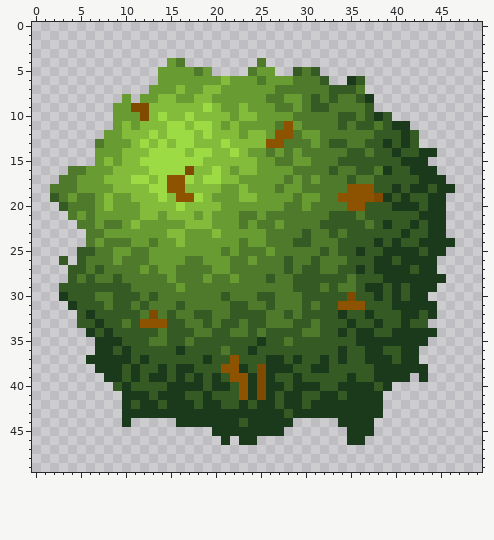
Pixel-art sprite -- resources/sprites/tiles/obstacles/smallYellowTree.png. Above is the file before it was changed.
The file is 50x50 pixels.
Now the later version:
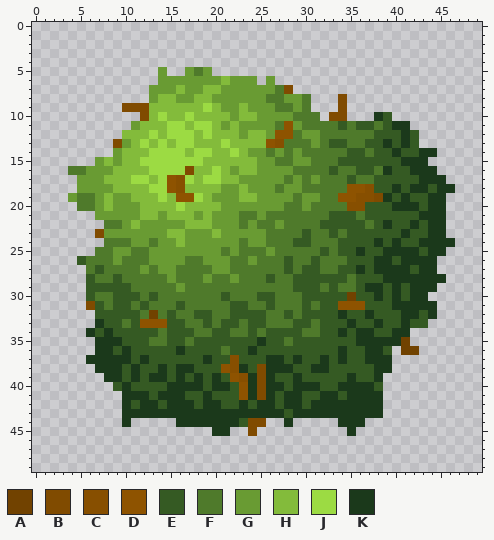
Palette (. is transparent): A #714200  B #804b00  C #874f00  D #8e5300  E #355a23  F #4f7a2b  G #699b33  H #83bb3b  J #9cdb43  K #1b391b
Edits made:
y 4: x 15..16 GF -> ..; x 25 F -> .
y 5: x 15..16 GG -> ..; x 24..26 FGG -> ...; x 29..31 EFE -> ...
y 6: x 25 F -> .; x 27..32 GGFFFE -> ......; x 35..36 KE -> ..
y 7: x 28..36 FFFFFEEEF -> B........
y 8: x 10 G -> .; x 12 G -> .; x 31..37 EFEFFEK -> ...B...
y 9: x 9..10 GG -> .B; x 31..37 EEFFFFE -> ...B...
y 10: x 9..11 GGG -> ...; x 32..37 FFEEFE -> .BB...
y 11: x 9..10 GH -> ..
y 12: x 8..9 GG -> ..
y 13: x 7..9 FGG -> ..B; x 27 D -> C
y 14: x 7..8 GG -> ..
y 17: x 3..4 FF -> ..; x 16 D -> C
y 18: x 2..4 FFF -> ...; x 16 D -> C; x 37 D -> C
y 19: x 2..3 EF -> ..; x 36..37 DD -> CC
y 20: x 3..4 EF -> ..; x 35..36 DD -> CC
y 21: x 4..6 FGF -> ...
y 22: x 5..7 FFG -> ...
y 23: x 6..7 FF -> .B
y 24: x 6..7 FG -> ..
y 25: x 5..6 EE -> ..
y 26: x 3 E -> .
y 27: x 4..5 EE -> ..
y 28: x 4..5 EF -> ..
y 29: x 3..5 EEE -> ...
y 30: x 3..5 KEE -> ...; x 35 B -> A
y 31: x 4..6 KEE -> ..B
y 32: x 5..6 EK -> ..; x 13 B -> A
y 33: x 5..6 EE -> ..
y 34: x 42..44 KKK -> ...
y 35: x 41..43 KKK -> A..
y 36: x 40..42 EKK -> .AA
y 37: x 22 D -> C; x 40..42 EKK -> ...
y 38: x 22 D -> C; x 40..43 KKKK -> ....
y 39: x 23 D -> C; x 39..41 KKK -> ...; x 43 K -> .
y 40: x 39 K -> .
y 44: x 24..27 KKKK -> BB..; x 37 K -> .
y 45: x 22..27 KKKKKK -> ..B...; x 36..37 KK -> ..
y 46: x 21 K -> .; x 23..24 KK -> ..; x 35..36 KK -> ..
Pixel boxes of the changes (left, top, right, bottom) in both pictures:
changed: (50, 58, 185, 328)
changed: (248, 58, 374, 148)
changed: (347, 184, 374, 211)
changed: (347, 292, 356, 301)
changed: (347, 328, 437, 445)
changed: (221, 355, 284, 445)
